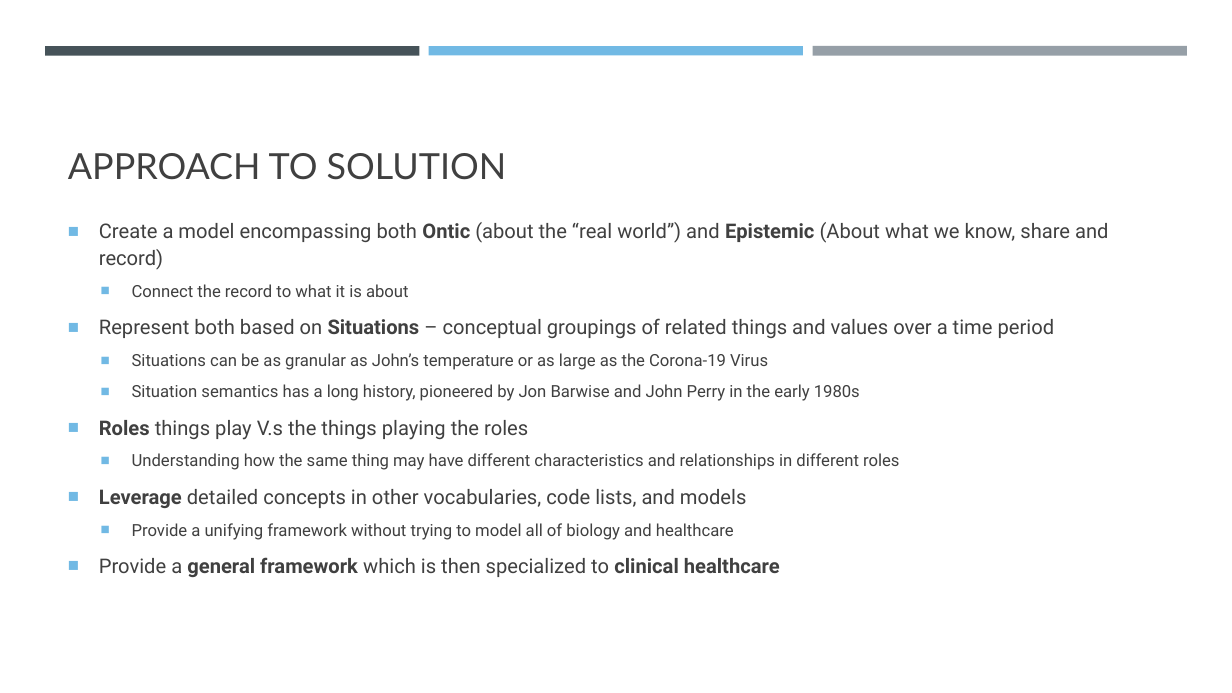
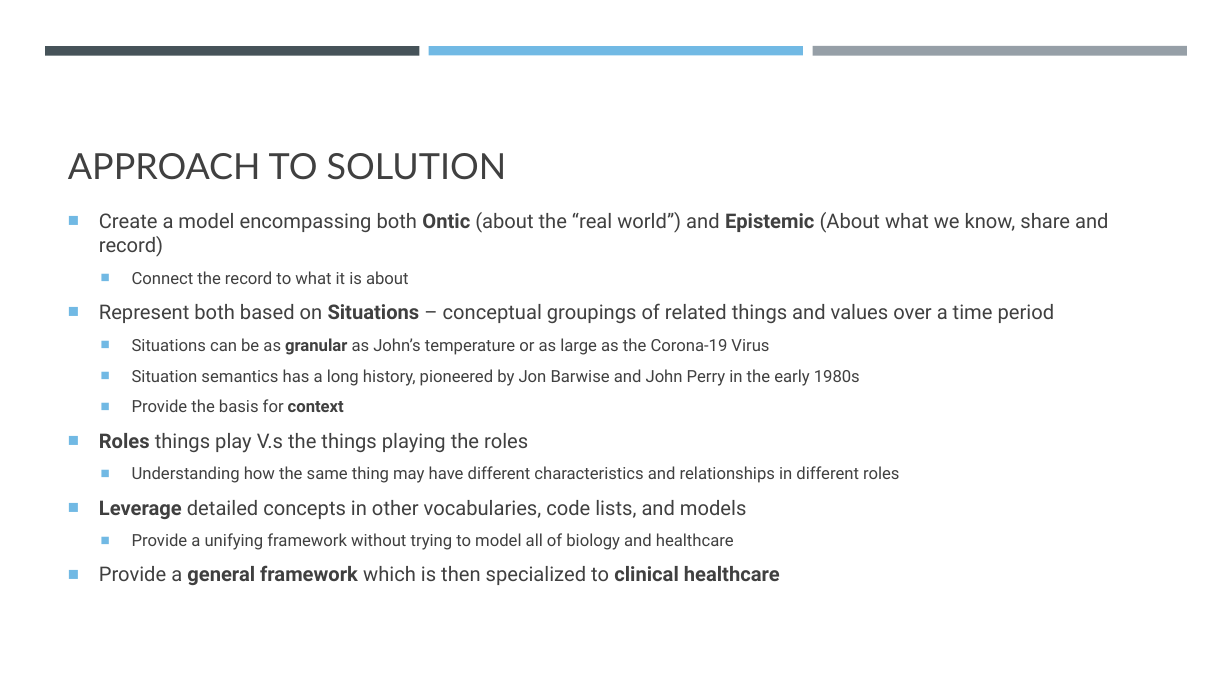
Before and after one commit to ModelDriven/OnticHealth, a slide deck: slide 6 of Documentation/Clinical Concepts for Healthcare Information Sharing.pptx. Drawn at 1232x693 pixels with LibreOffice and Linux fonts; fonts in the diff are those of the drawing. Boxes give left, top, right and bottom in pixels: in the first picture for what was removed or moved away, otherwise in the second. Text is boxed around its words. In the diff, an @@ line names an element or a change of style, - is before the commit and + after.

```diff
--- a/Documentation/Clinical Concepts for Healthcare Information Sharing.pptx
+++ b/Documentation/Clinical Concepts for Healthcare Information Sharing.pptx
@@ text at box(99, 212, 1108, 585): bold on in "granular"; line spacing 1.1 to 1 @@
@@ text at box(132, 399, 344, 412): paragraph added @@
+  ■ Provide the basis for context
```
Also in this commit, not shown: 3 other slides changed, 2 other files.
